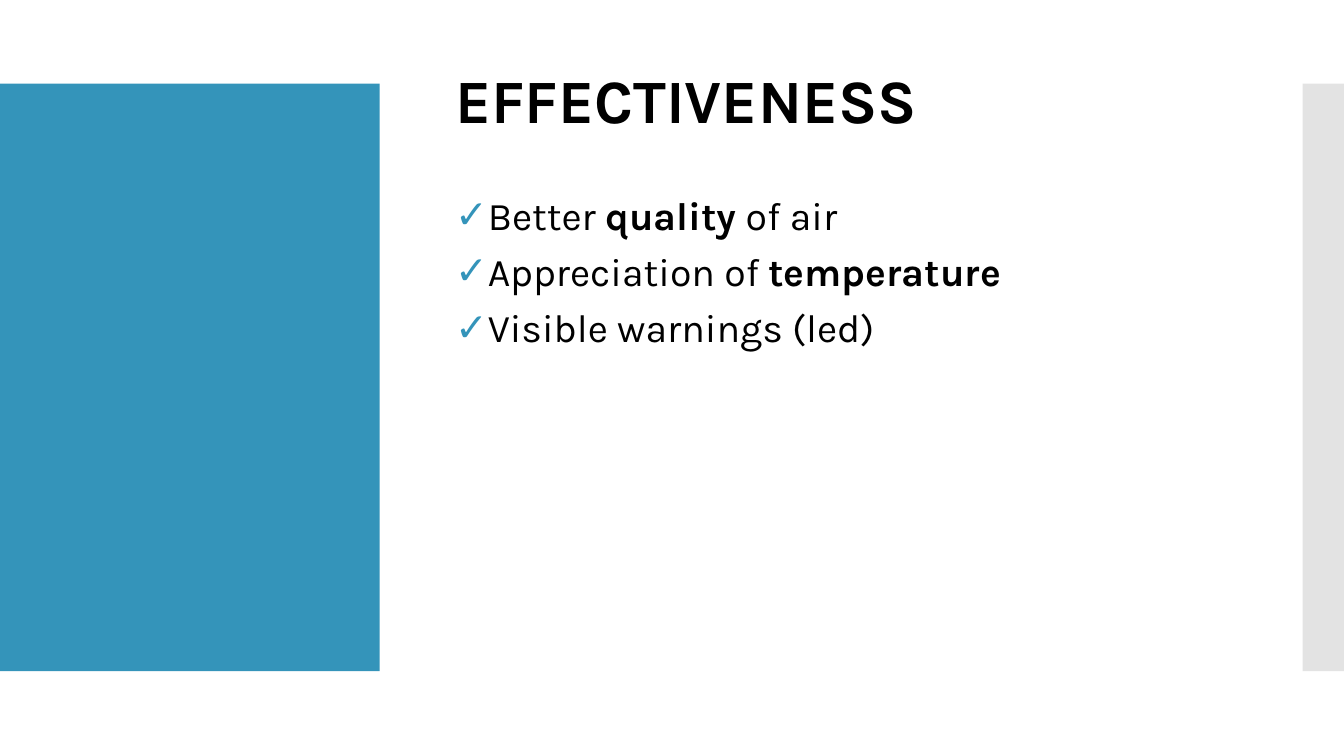
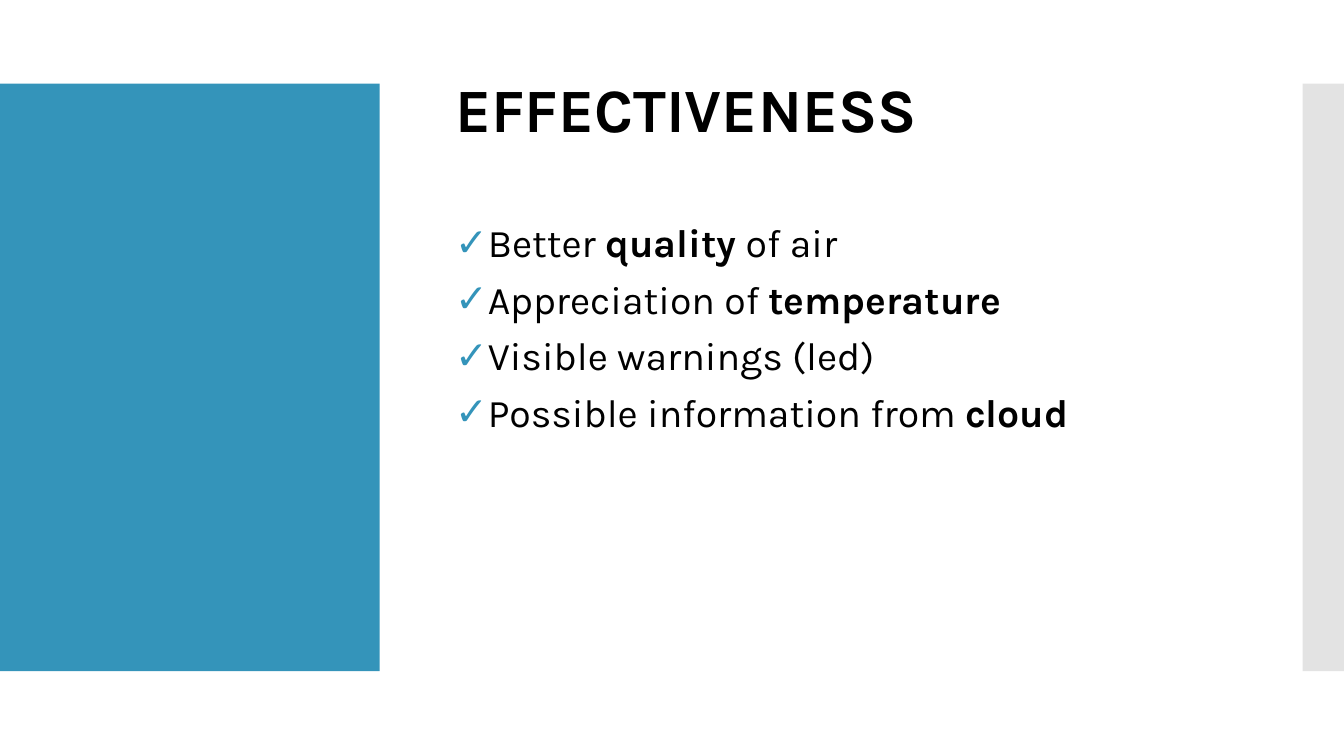
Before and after one commit to LorenzoPecorari/iot_project, a slide deck: slide 6 of iot_pres.pptx. Drawn at 1344x756 pixels with LibreOffice and Linux fonts; fonts in the diff are those of the drawing; background and template pictures are left out. Boxes give left, top, right and bottom in pixels: in the first picture for what was removed or moved away, otherwise in the second. Text is boxed around its words. In the diff, an @@ line names an element or a change of style, - is before the commit and + after.

```diff
--- a/iot_pres.pptx
+++ b/iot_pres.pptx
@@ title "EFFECTIVENESS": place and size @@
-title "EFFECTIVENESS" at (455,82,917,124)
+title "EFFECTIVENESS" at (455,91,917,133)
@@ text "Better quality of air": place and size @@
-text "Better quality of air" at (488,202,1000,352)
+text "Better quality of air" at (488,229,1068,428)
@@ text at (488,400,1068,428): paragraph added @@
+✓ Possible information from cloud
```
Also in this commit, not shown: 4 other slides changed.
